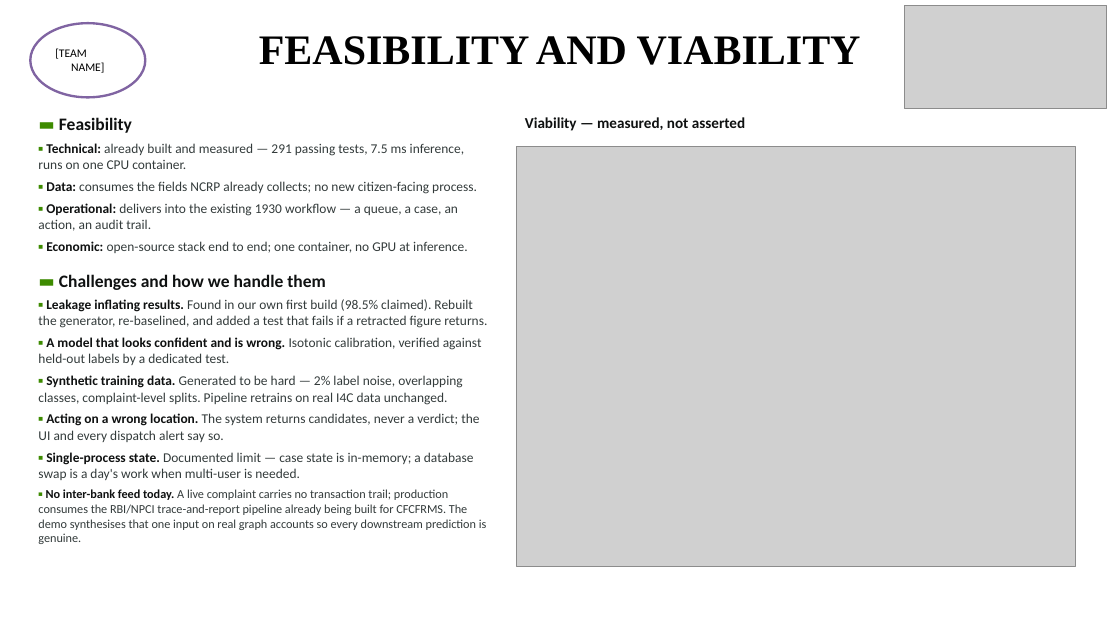
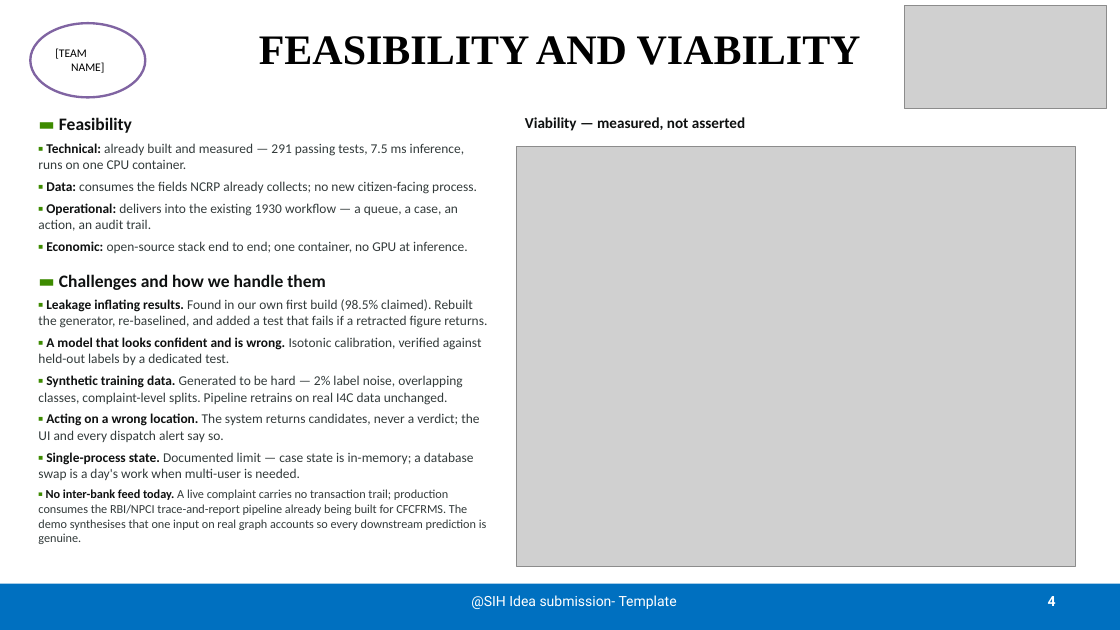
Before and after one commit to Muleshieldsih/Muleshield, a slide deck: slide 4 of deck/MuleShield_AI_SIH26184.pptx. Drawn at 1120x630 pixels with LibreOffice and Linux fonts; fonts in the diff are those of the drawing; grey boxes stand for pictures. Boxes give left, top, right and bottom in pixels: in the first picture for what was removed or moved away, otherwise in the second. Text is boxed around its words. In the diff, an @@ line names an element or a change of style, - is before the commit and + after.

```diff
--- a/deck/MuleShield_AI_SIH26184.pptx
+++ b/deck/MuleShield_AI_SIH26184.pptx
@@ rectangle added at bbox=[0, 584, 1120, 630], fill #0070C0 @@
@@ text added at bbox=[471, 595, 677, 609], 12 pt, text #FFFFFF @@
+@SIH Idea submission- Template
@@ page number added at bbox=[1048, 596, 1056, 606], 12 pt, text #FFFFFF, bold @@
+4
```
Also in this commit, not shown: 4 other slides changed, 4 other files.
